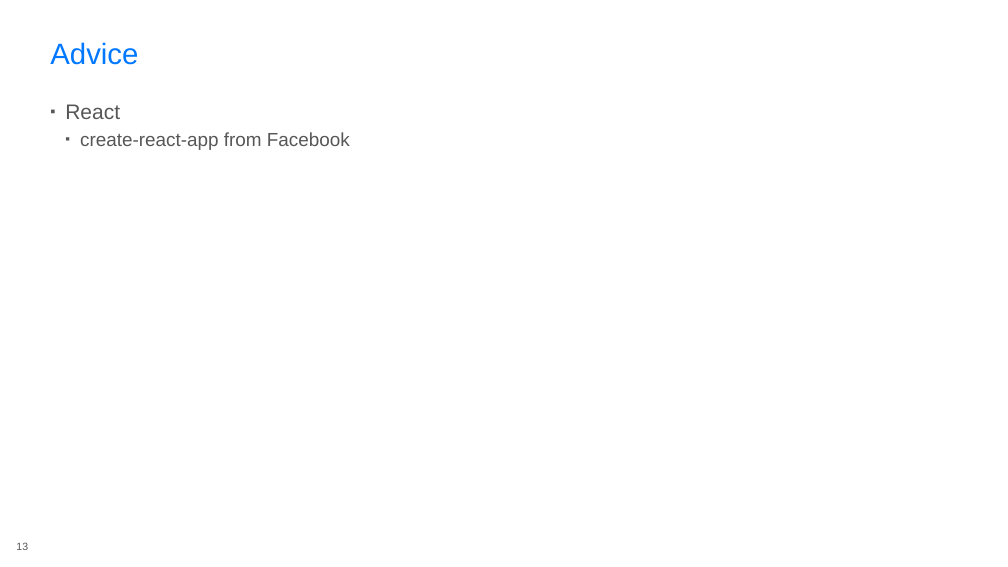
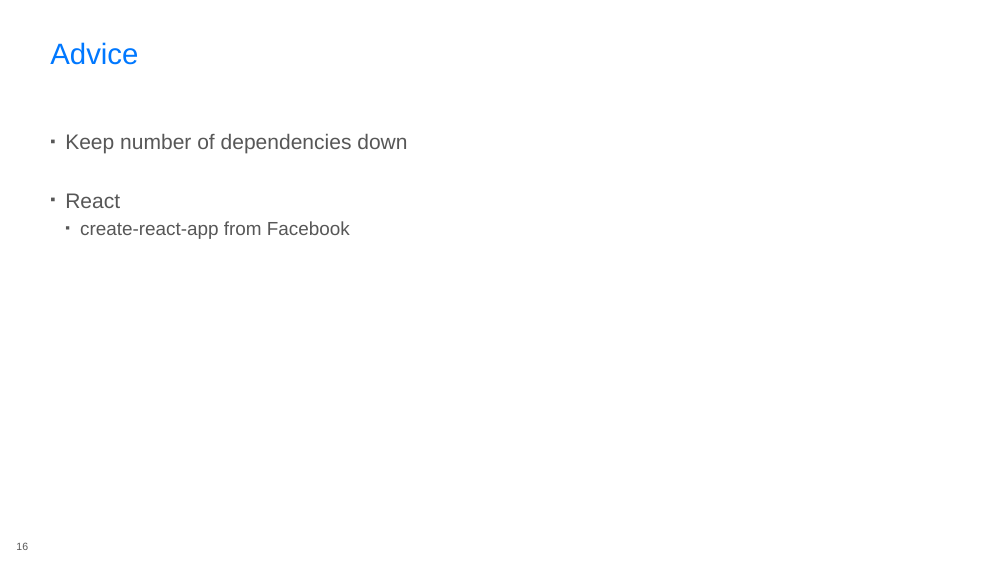
Before and after one commit to rasmuskl/react-webpack-typescript, a slide deck: slide 16 of _notes/Presentation.pptx (slide 13 before the commit). Drawn at 1008x567 pixels with LibreOffice and Linux fonts; fonts in the diff are those of the drawing; background and template pictures are left out. Boxes give left, top, right and bottom in pixels: in the first picture for what was removed or moved away, otherwise in the second. Text is boxed around its words. In the diff, an @@ line names an element or a change of style, - is before the commit and + after.

```diff
--- a/_notes/Presentation.pptx
+++ b/_notes/Presentation.pptx
@@ text at (65, 134, 407, 153): paragraph added @@
+▪ Keep number of dependencies down
@@ page number at (16, 542, 28, 550): text changed @@
-13
+16
```
Also in this commit, not shown: 2 other slides changed, 5 slides added, 1 slide removed, 3 other files.
